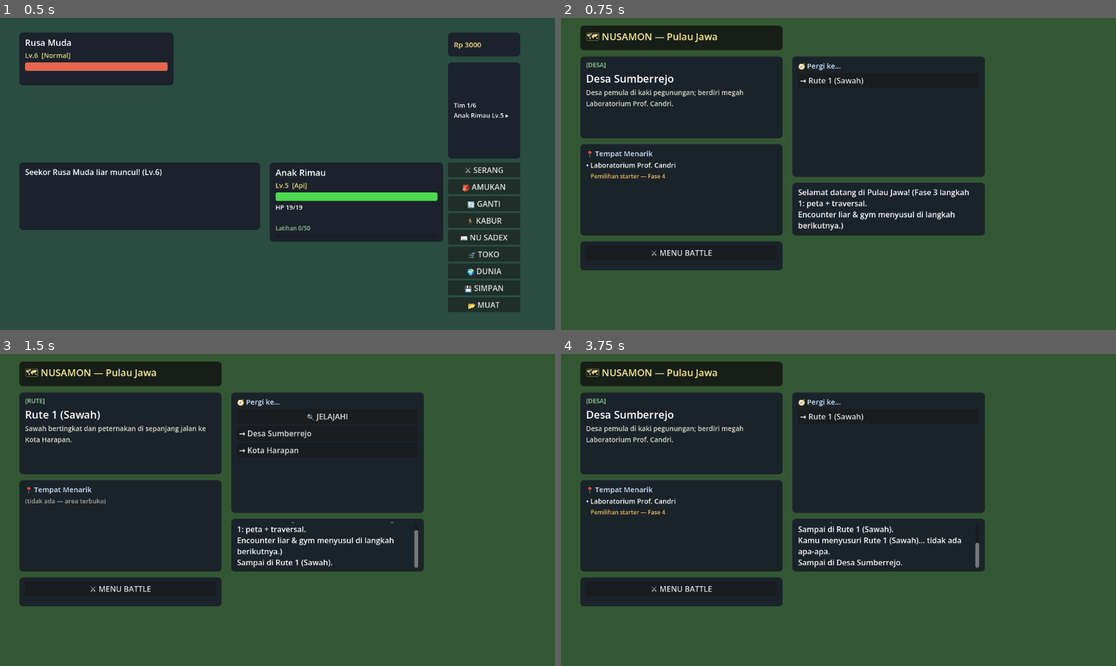
Above: before the commit, frames 1-4 (two rows, left to right).
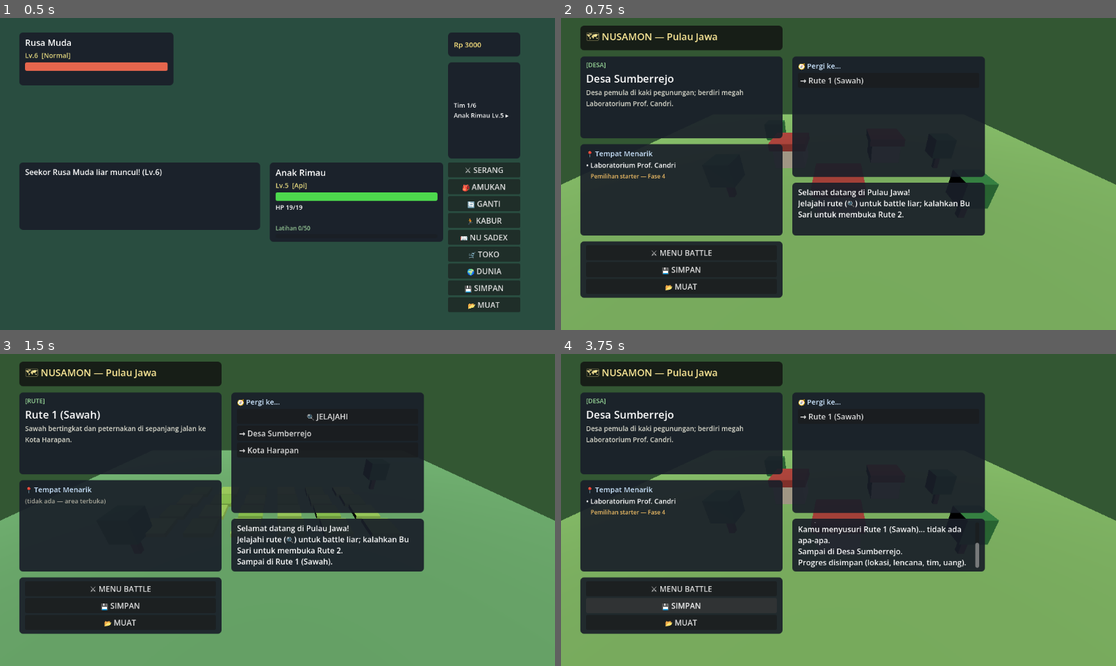
Above: after the commit, the same moments.

Repository: adminberitakarya-Aji/nusamon
Game: Godot game, scene res://game/battle/battle_scene.tscn
Two runs of this game, one before a commit and one after it. Both use one fixed random seed, a clock stepped at 60 frames per second and the inputs below.
Inputs (mouse positions are in pixels of both pictures, inside the frame that each line leads up to):
- Up to frame 1 (0.5 s): no input
- Up to frame 2 (0.75 s): click "🌍 DUNIA" at 0.5 s
- Up to frame 3 (1.5 s): click "→ Rute 1 (Sawah)" at 1.25 s
- Up to frame 4 (3.75 s): click "🔍 JELAJAHI" at 2 s; click "→ Desa Sumberrejo" at 2.75 s; click (683, 606) at 3.5 s, where only the run after the commit has a clickable "💾 SIMPAN"

Frame 1 is identical in both runs. In frame 2, 36% of the frame differs, in the area x 0-100%, y 30-100%; in frame 3, 37%; in frame 4, 37%.

Commit message:
Fase 3: lencana+progresi persisten (Simpanan v2: progres lokasi/lencana/trainer_kalah, migrasi v1, auto-save dunia) + environment CC0 (EnvBuilder: .glb assets/env + placeholder programatik + latar 3D dunia) — tes: 45+23 asersi hijau

Diff:
--- a/game/scripts/core/simpanan.gd
+++ b/game/scripts/core/simpanan.gd
@@ -1,12 +1,14 @@
 class_name Simpanan
 extends RefCounted
-## Save/load sesi pemain ke user://simpanan.json (format TBD → JSON v1).
+## Save/load sesi pemain ke user://simpanan.json (JSON v2).
 ## Konten: versi, uang, stok inventori, tim (id spesies, tahap, level, HP,
-## status, exp_total, latihan), nusadex (lihat/tangkap), aktif_index.
+## status, exp_total, latihan), nusadex (lihat/tangkap), aktif_index —
+## v2 + progres dunia (lokasi, lencana, trainer_kalah) — Fase 3 langkah 5.
+## Migrasi: save v1 masih dimuat (progres = default kosong).
 ## Penulisan via FileAccess + JSON.stringify; pembacaan tervalidasi (versi).
 
 const PATH := "user://simpanan.json"
-const VERSI := 1
+const VERSI := 2
 
 
 ## Kembalikan dict state penuh (dipakai simpan & tes).
@@ -24,7 +26,12 @@
 		dex.append({"id": int(id), "lihat": Nusadex.sudah_lihat(int(id)),
 			"tangkap": Nusadex.sudah_tangkap(int(id))})
 	return {"versi": VERSI, "uang": Inventori.uang, "stok": Inventori.stok.duplicate(),
-		"tim": tim, "aktif_index": Tim.aktif_index, "nusadex": dex}
+		"tim": tim, "aktif_index": Tim.aktif_index, "nusadex": dex,
+		"progres": {
+			"lokasi": Progres.lokasi,
+			"lencana": Progres.lencana.duplicate(),
+			"trainer_kalah": Progres.trainer_kalah.duplicate(),
+		}}
 
 
 static func simpan() -> bool:
@@ -49,8 +56,9 @@
 	if typeof(data) != TYPE_DICTIONARY:
 		push_error("Simpanan: JSON tidak valid")
 		return false
-	if int(data.get("versi", 0)) != VERSI:
-		push_error("Simpanan: versi tidak didukung")
+	var versi := int(data.get("versi", 0))
+	if versi < 1 or versi > VERSI:
+		push_error("Simpanan: versi tidak didukung (%d)" % versi)
 		return false
 	terapkan(data)
 	return true
@@ -96,6 +104,17 @@
 			Nusadex.tangkap(id2)
 		elif bool(e.get("lihat", false)):
 			Nusadex.lihat(id2)
+	# progres dunia (v2; save v1 tanpa progres → default kosong — migrasi)
+	var prog: Variant = data.get("progres", {})
+	if typeof(prog) == TYPE_DICTIONARY:
+		var p := prog as Dictionary
+		Progres.lokasi = String(p.get("lokasi", ""))
+		Progres.lencana = []
+		for l in p.get("lencana", []):
+			Progres.tambah_lencana(int(l))
+		Progres.trainer_kalah = []
+		for t in p.get("trainer_kalah", []):
+			Progres.tandai_kalah_trainer(String(t))
 
 
 ## Hapus save file (prototipe/tes); true bila tak ada file / berhasil dihapus.
--- /dev/null
+++ b/game/tests/test_env.gd
@@ -0,0 +1,59 @@
+extends SceneTree
+## Tes headless EnvBuilder NUSAMON (Fase 3 langkah 6): path aset CC0,
+## placeholder low-poly per lokasi (deterministik), fallback .glb.
+## Jalankan: godot --headless --script game/tests/test_env.gd
+## (atau: powershell -File tools\run_tests.ps1)
+
+var gagal := 0
+var lulus := 0
+
+
+func cek(nama: String, kondisi: bool, info := "") -> void:
+	if kondisi:
+		lulus += 1
+		print("[LULUS] " + nama)
+	else:
+		gagal += 1
+		print("[GAGAL] " + nama + (": " + info if info != "" else ""))
+
+
+func _init() -> void:
+	print("=== Tes EnvBuilder NUSAMON ===")
+	cek("path_env rute_1", EnvBuilder.path_env("rute_1") == "res://assets/env/rute_1.glb")
+	cek("path_env desa", EnvBuilder.path_env("desa_sumberrejo") == "res://assets/env/desa_sumberrejo.glb")
+
+	# ---------- placeholder per lokasi (deterministik)
+	var db := NusamonData.load_world()
+	cek("world.json terbaca", not db.is_empty())
+	if db.is_empty():
+		quit(1)
+		return
+	var hitung := {}
+	for l in db.get("lokasi", []):
+		var id := String(l.get("id", ""))
+		var env := EnvBuilder.pasang(l)
+		cek("pasang(%s) mengembalikan Node3D" % id, env != null and env is Node3D)
+		cek("pasang(%s) punya isi (tanah/props)" % id, env.get_child_count() > 0,
+			"anak " + str(env.get_child_count()))
+		cek("pasang(%s) deterministik (nama placeholder)" % id, env.name == "EnvPlaceholder")
+		hitung[id] = env.get_child_count()
+	# tema berbeda → isi berbeda (kota punya gedung+jalan > desa minimum)
+	cek("kota lebih ramai dari desa",
+		int(hitung.get("kota_harapan", 0)) != int(hitung.get("desa_sumberrejo", 0)),
+		str(hitung))
+	# tanah selalu anak pertama
+	var akar := EnvBuilder.bangun_placeholder({"id": "rute_1", "jenis": "rute"})
+	cek("anak pertama = tanah (MeshInstance3D)",
+		akar.get_child_count() > 0 and akar.get_child(0) is MeshInstance3D)
+	# fallback: tanpa .glb CC0 → placeholder (aset env belum dipasang)
+	cek("aset .glb CC0 belum dipasang → fallback placeholder aktif",
+		not ResourceLoader.exists(EnvBuilder.path_env("kota_arunika")))
+	var fallback := EnvBuilder.pasang({"id": "kota_arunika", "jenis": "kota"})
+	cek("fallback kota_arunika = placeholder programatik", fallback.name == "EnvPlaceholder")
+	# lokasi tak dikenal tetap aman (tanah + pohon latar)
+	var asing := EnvBuilder.pasang({"id": "lokasi_misterius", "jenis": "rute"})
+	cek("lokasi tak dikenal tetap dibangun", asing.get_child_count() > 0)
+
+	# ---------- ringkasan
+	print("=== Hasil: %d lulus, %d gagal ===" % [lulus, gagal])
+	quit(1 if gagal > 0 else 0)
--- a/game/tests/test_latihan_simpan.gd
+++ b/game/tests/test_latihan_simpan.gd
@@ -118,6 +118,44 @@
 	cek("model tahap 2/3 belum digenerate (Blender) → pratinjau diam",
 		not ResourceLoader.exists(NusamonData.path_model("Rimau Muda")))
 
+	# ---------- 9. progres dunia persisten (Simpanan v2 — Fase 3 langkah 5)
+	Progres.reset()
+	Progres.lokasi = "rute_2"
+	Progres.tambah_lencana(1)
+	Progres.tandai_kalah_trainer("bu_sari")
+	var state_v2 := Simpanan.ambil_state()
+	cek("versi state = 2", int(state_v2["versi"]) == 2)
+	var prog := state_v2["progres"] as Dictionary
+	cek("state memuat lokasi", String(prog["lokasi"]) == "rute_2")
+	cek("state memuat lencana", (prog["lencana"] as Array).has(1))
+	cek("state memuat trainer_kalah", (prog["trainer_kalah"] as Array).has("bu_sari"))
+	# rusak progres sesi, lalu restore
+	Progres.reset()
+	Simpanan.terapkan(state_v2)
+	cek("lokasi direstore (rute_2)", Progres.lokasi == "rute_2")
+	cek("lencana direstore", Progres.punya_lencana(1))
+	cek("trainer_kalah direstore", Progres.sudah_kalah_trainer("bu_sari"))
+	# save v1 (tanpa progres) tetap dimuat — migrasi → progres DIRESET kosong
+	# (fresh start: pemain v1 belum punya progres dunia)
+	var v1 := {"versi": 1, "uang": 777, "stok": {}, "tim": [], "aktif_index": 0, "nusadex": []}
+	Simpanan.terapkan(v1)
+	cek("v1: uang dimuat", Inventori.uang == 777)
+	cek("v1: migrasi → progres direset kosong",
+		Progres.lokasi == "" and not Progres.punya_lencana(1)
+		and not Progres.sudah_kalah_trainer("bu_sari"))
+	# simpan v2 via file → muat ulang → progres kembali
+	Progres.lokasi = "rute_2"
+	Progres.tambah_lencana(1)
+	Progres.tandai_kalah_trainer("bu_sari")
+	Simpanan.simpan()
+	Progres.reset()
+	Progres.lokasi = "desa_sumberrejo"
+	cek("muat() v2 berhasil", Simpanan.muat())
+	cek("file v2: lokasi & lencana kembali",
+		Progres.lokasi == "rute_2" and Progres.punya_lencana(1)
+		and Progres.sudah_kalah_trainer("bu_sari"))
+	Simpanan.hapus()
+
 	# ---------- ringkasan
 	print("=== Hasil: %d lulus, %d gagal ===" % [lulus, gagal])
 	quit(1 if gagal > 0 else 0)
--- /dev/null
+++ b/game/world/env_builder.gd
@@ -0,0 +1,139 @@
+class_name EnvBuilder
+extends RefCounted
+## Builder environment dunia NUSAMON (static) — Fase 3 langkah 6.
+## Sumber aset resmi: pustaka CC0 (Kenney/Quaternius) — pasang file
+## assets/env/<id_lokasi>.glb (panduan: assets/env/README.md).
+## Bila .glb belum ada → placeholder low-poly programatik per tema lokasi
+## (konvensi fallback pratinjau model monster — D-1). Deterministik (tanpa RNG)
+## → testable headless.
+
+const DIR_ENV := "res://assets/env/"
+
+const WARNA_TANAH := {
+	"desa": Color(0.5, 0.72, 0.38),
+	"rute": Color(0.42, 0.68, 0.42),
+	"kota": Color(0.55, 0.58, 0.5),
+}
+
+
+## Path aset environment sebuah lokasi.
+static func path_env(id_lokasi: String) -> String:
+	return DIR_ENV + id_lokasi + ".glb"
+
+
+## Pasang environment lokasi: .glb CC0 bila ada, selain itu placeholder.
+static func pasang(lokasi: Dictionary) -> Node3D:
+	var path := path_env(String(lokasi.get("id", "")))
+	if ResourceLoader.exists(path):
+		var paket: PackedScene = load(path)
+		if paket != null:
+			var inst: Node3D = paket.instantiate()
+			if inst != null:
+				return inst
+	return bangun_placeholder(lokasi)
+
+
+## Placeholder low-poly per tema lokasi (deterministik).
+static func bangun_placeholder(lokasi: Dictionary) -> Node3D:
+	var akar := Node3D.new()
+	akar.name = "EnvPlaceholder"
+	_tanah(akar, String(lokasi.get("jenis", "rute")))
+	match String(lokasi.get("id", "")):
+		"desa_sumberrejo":
+			_rumah(akar, Vector3(-4, 0, -3))
+			_rumah(akar, Vector3(4, 0, -4))
+			_rumah(akar, Vector3(0, 0, 3))
+			_pohon(akar, Vector3(-7, 0, 2))
+			_pohon(akar, Vector3(7, 0, 4))
+			_pohon(akar, Vector3(-6, 0, -6))
+			_pohon(akar, Vector3(8, 0, -2))
+		"rute_1":
+			_sawah(akar)
+			_pohon(akar, Vector3(-8, 0, 4))
+			_pohon(akar, Vector3(9, 0, -5))
+		"rute_2":
+			_gunung(akar)
+			_pohon(akar, Vector3(-6, 0, 3))
+			_pohon(akar, Vector3(6, 0, 4))
+		"kota_harapan", "kota_arunika":
+			_kota(akar)
+		_:
+			_pohon(akar, Vector3(-5, 0, -5))
+			_pohon(akar, Vector3(5, 0, 5))
+	return akar
+
+
+# ------------------------------------------------------------ primitif
+
+static func _kotak(n: Node3D, ukuran: Vector3, pos: Vector3, warna: Color) -> MeshInstance3D:
+	var mi := MeshInstance3D.new()
+	var box := BoxMesh.new()
+	box.size = ukuran
+	mi.mesh = box
+	var mat := StandardMaterial3D.new()
+	mat.albedo_color = warna
+	mi.material_override = mat
+	mi.position = pos
+	n.add_child(mi)
+	return mi
+
+
+static func _tanah(n: Node3D, jenis: String) -> void:
+	var mi := MeshInstance3D.new()
+	var plane := PlaneMesh.new()
+	plane.size = Vector2(40, 40)
+	mi.mesh = plane
+	var mat := StandardMaterial3D.new()
+	mat.albedo_color = WARNA_TANAH.get(jenis, Color(0.42, 0.68, 0.42))
+	mi.material_override = mat
+	n.add_child(mi)
+
+
+static func _pohon(n: Node3D, pos: Vector3) -> void:
+	_kotak(n, Vector3(0.35, 1.2, 0.35), pos + Vector3(0, 0.6, 0), Color(0.42, 0.28, 0.18))
+	_kotak(n, Vector3(1.5, 1.5, 1.5), pos + Vector3(0, 1.9, 0), Color(0.18, 0.52, 0.24))
+
+
+static func _rumah(n: Node3D, pos: Vector3) -> void:
+	_kotak(n, Vector3(2.4, 1.6, 2.4), pos + Vector3(0, 0.8, 0), Color(0.85, 0.8, 0.7))
+	_kotak(n, Vector3(2.8, 0.6, 2.8), pos + Vector3(0, 1.9, 0), Color(0.68, 0.24, 0.2))
+
+
+static func _gedung(n: Node3D, pos: Vector3, tinggi: float, warna: Color) -> void:
+	_kotak(n, Vector3(2.2, tinggi, 2.2), pos + Vector3(0, tinggi / 2.0, 0), warna)
+
+
+static func _sawah(n: Node3D) -> void:
+	# petak sawah bertingkat + barisan padi
+	for baris in 4:
+		for kolom in 6:
+			var warna := Color(0.55, 0.78, 0.3) if (baris + kolom) % 2 == 0 else Color(0.62, 0.82, 0.35)
+			_kotak(n, Vector3(1.6, 0.25, 1.6),
+				Vector3(-7.0 + kolom * 2.6, 0.12 + baris * 0.35, -4.0 + baris * 2.4), warna)
+
+
+static func _kota(n: Node3D) -> void:
+	# jalan
+	_kotak(n, Vector3(40, 0.05, 2.6), Vector3(0, 0.03, 0), Color(0.4, 0.4, 0.38))
+	_gedung(n, Vector3(-6, 0, -4), 3.2, Color(0.8, 0.75, 0.65))
+	_gedung(n, Vector3(6, 0, -5), 4.4, Color(0.72, 0.68, 0.6))
+	_gedung(n, Vector3(-5, 0, 5), 2.6, Color(0.85, 0.78, 0.6))
+	_gedung(n, Vector3(6, 0, 5), 3.8, Color(0.7, 0.6, 0.55))
+	_pohon(n, Vector3(0, 0, 6))
+
+
+static func _gunung(n: Node3D) -> void:
+	# Gunung Kapi: kerucut + bebatuan
+	var mi := MeshInstance3D.new()
+	var kerucut := CylinderMesh.new()
+	kerucut.top_radius = 0.4
+	kerucut.bottom_radius = 6.5
+	kerucut.height = 9.0
+	mi.mesh = kerucut
+	var mat := StandardMaterial3D.new()
+	mat.albedo_color = Color(0.46, 0.42, 0.4)
+	mi.material_override = mat
+	mi.position = Vector3(0, 4.5, -8)
+	n.add_child(mi)
+	_kotak(n, Vector3(1.4, 1.0, 1.4), Vector3(-4, 0.5, 2), Color(0.55, 0.52, 0.5))
+	_kotak(n, Vector3(1.0, 0.7, 1.0), Vector3(4, 0.35, -2), Color(0.55, 0.52, 0.5))
--- a/game/world/world_scene.gd
+++ b/game/world/world_scene.gd
@@ -18,6 +18,8 @@
 var daftar_tempat: VBoxContainer
 var daftar_tujuan: VBoxContainer
 var log_label: RichTextLabel
+var env_viewport: SubViewport
+var env_root: Node3D
 
 
 func _ready() -> void:
@@ -31,8 +33,8 @@
 	if Progres.lokasi == "":
 		Progres.lokasi = String(db.get("lokasi_awal", ""))
 	_bangun_ui()
-	_catatan("Selamat datang di Pulau Jawa! (Fase 3 langkah 1: peta + traversal.")
-	_catatan("Encounter liar & gym menyusul di langkah berikutnya.)")
+	_catatan("Selamat datang di Pulau Jawa!")
+	_catatan("Jelajahi rute (🔍) untuk battle liar; kalahkan Bu Sari untuk membuka Rute 2.")
 	_perbarui()
 
 
@@ -78,6 +80,24 @@
 	bg.set_anchors_preset(Control.PRESET_FULL_RECT)
 	add_child(bg)
 
+	# latar 3D environment per lokasi (Fase 3 langkah 6 — CC0/placeholder)
+	var env_container := SubViewportContainer.new()
+	env_container.set_anchors_preset(Control.PRESET_FULL_RECT)
+	env_container.stretch = true
+	env_viewport = SubViewport.new()
+	env_viewport.transparent_bg = true
+	env_container.add_child(env_viewport)
+	var kamera := Camera3D.new()
+	kamera.position = Vector3(0, 8, 13)
+	kamera.rotation_degrees = Vector3(-30, 0, 0)
+	env_viewport.add_child(kamera)
+	var cahaya := DirectionalLight3D.new()
+	cahaya.rotation_degrees = Vector3(-55, 35, 0)
+	env_viewport.add_child(cahaya)
+	env_root = Node3D.new()
+	env_viewport.add_child(env_root)
+	add_child(env_container)
+
 	# judul
 	var judul := _panel(Vector2(40, 16), Vector2(420, 50), Color(0.08, 0.1, 0.08, 0.92))
 	var vj := VBoxContainer.new()
@@ -119,12 +139,23 @@
 	log_label.custom_minimum_size = Vector2(375, 85)
 	plog.add_child(log_label)
 
-	# tombol kembali ke battle
-	var pb := _panel(Vector2(40, 464), Vector2(420, 60))
+	# tombol kembali ke battle + save/load (Fase 3 langkah 5)
+	var pb := _panel(Vector2(40, 464), Vector2(420, 110))
 	var vb := VBoxContainer.new()
 	pb.add_child(vb)
 	_tombol("⚔ MENU BATTLE", vb, func() -> void:
 		get_tree().change_scene_to_file(SCENE_BATTLE))
+	_tombol("💾 SIMPAN", vb, func() -> void:
+		if Simpanan.simpan():
+			_catatan("Progres disimpan (lokasi, lencana, tim, uang).")
+		else:
+			_catatan("Gagal menyimpan progres."))
+	_tombol("📂 MUAT", vb, func() -> void:
+		if Simpanan.muat():
+			_catatan("Progres dimuat dari simpanan.json.")
+			_perbarui()
+		else:
+			_catatan("Tidak ada berkas simpanan / gagal memuat."))
 
 
 func _catatan(tek: String) -> void:
@@ -202,6 +233,12 @@
 			daftar_tujuan.add_child(_label("   🔒 %s" % String(t.get("alasan", "")), 12,
 				Color(0.95, 0.6, 0.4)))
 
+	# latar 3D per lokasi (Fase 3 langkah 6 — .glb CC0 / placeholder)
+	if env_root != null:
+		for c in env_root.get_children():
+			c.queue_free()
+		env_root.add_child(EnvBuilder.pasang(cur))
+
 
 func _pergi(tujuan_id: String) -> void:
 	var hasil := WorldEngine.pindah(db, Progres.lokasi, tujuan_id, _progres())
@@ -210,6 +247,7 @@
 		return
 	Progres.lokasi = tujuan_id
 	_catatan("Sampai di %s." % String(hasil.get("lokasi", {}).get("nama", tujuan_id)))
+	Simpanan.simpan()  # progres dunia persisten (v2) — Fase 3 langkah 5
 	_perbarui()
 
 
@@ -225,6 +263,7 @@
 		return
 	EncounterSystem.set_antrean(int(hasil["spesies"]), int(hasil["level"]))
 	_catatan("Sesuatu bergerak di rumput! (masuk battle liar)")
+	Simpanan.simpan()  # battle scene auto-load → state sesi tetap segar
 	get_tree().change_scene_to_file(SCENE_BATTLE)
 
 
@@ -235,4 +274,5 @@
 		return
 	TrainerEngine.set_antrean(trainer_id)
 	_catatan("Kamu melangkah maju menantang gym!")
+	Simpanan.simpan()  # battle scene auto-load → state sesi tetap segar
 	get_tree().change_scene_to_file(SCENE_BATTLE)
Not shown, added: game/tests/test_env.gd.uid
Not shown, added: game/world/env_builder.gd.uid
Not shown, changed: tools/run_tests.ps1
